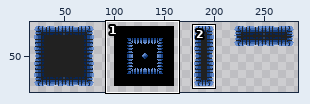
One commit to this sprite sheet: Gmtk-2021-bloquinho/Assets/Sprites/Tilesets/Terrain (20x20).png. The first picture is a wide view before the edit; the outline marks the close-up.
Close-up. The starting point:
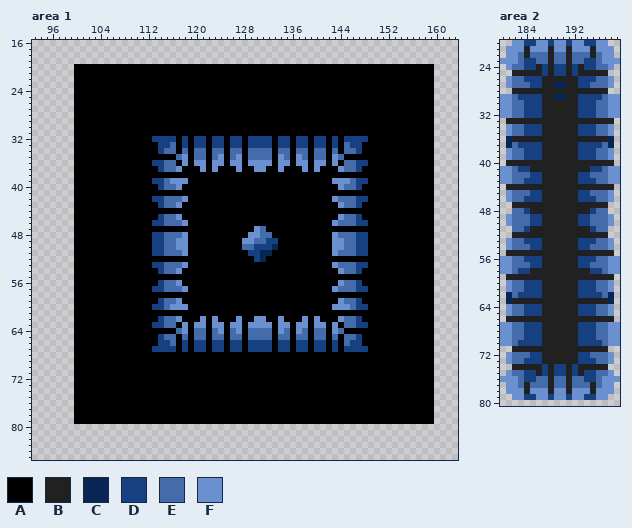
The file is 300x100 pixels. Shown: area 1: x 93..163, y 16..85; area 2: x 180..199, y 20..80. The wide view leaves out empty margins. The commit also changed other parts of the picture, which this record leaves out.
Palette (. is transparent): A #000000  B #212121  C #082554  D #174082  E #446cab  F #6b90cf
And afterwards:
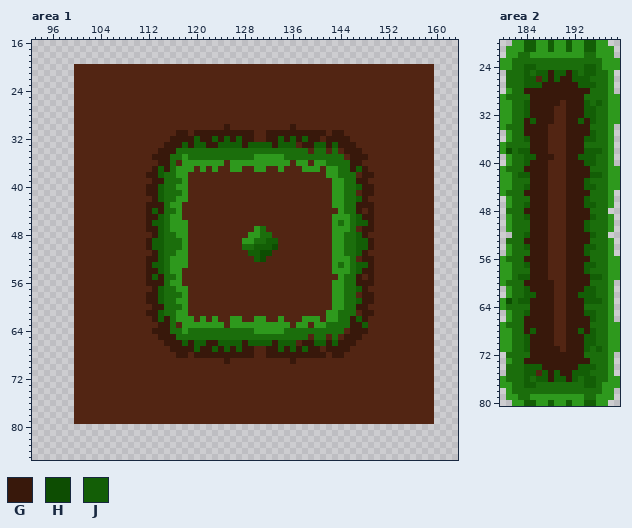
Colours new in this view: G #38180b  H #0d4d02  J #135e06
Diff:
colour A: #000000 -> #522513
colour E: #446cab -> #1b6e0c
colour F: #6b90cf -> #2e991d
Changed rows in their new state; - is a pixel that keeps its letter.
Area 1:
first column x 112:
30 -------------G----------G-------------
31 -----GG-GGGGGGGGGG--GGGGGGGGGG-GG-----
32 -AAAGGGGJGGJGJGJGGAAGGJGJGJGGAGGGGAAA-
33 --AGGGJGJJGGJJJJGJJJJGJJJAGGJJGJGGGA--
34 --GGGE-E--E--E--E----E--E--------GGG--
35 -GGGE--E--E-EE-EE-FFFF--EE-E--EE--GGG-
36 -AGG---F--F-----F----F--------EEE-GGA-
37 -GJG--FF------F------------F--FFE-GJG-
38 GGJEEFF-----------------------FFEEE-GG
39 -GG-EE---------------------------E-GG-
40 GGJ---F------------------------F---JGG
41 GGJEEEF------------------------FFEE-GG
42 -GJ--F--------------------------F--JG-
43 GGG-F--------------------------F---GGG
44 GJGEEF--------------------------FEEG-G
45 GGJ-F--------------------------F-F-JGG
46 GJJ-FF---------------------------F-JJG
47 GGJEFFF------------------------FFFE-GG
48 -GJ--F--------------------------F--JG-
49 GJJ--E--------------JJ-------------JJG
50 GJJ--E------------JJJH-------------JJG
51 -GJ--F-----------JJHH-----------F--JG-
52 GGJEFFF-----------JH-----------FFFE-GG
53 GJJ-FF---------------------------F-JJG
54 GGJ-F--------------------------F-F-JGG
55 GJGEEF--------------------------FEEG-G
56 GGG-F--------------------------F---GGG
57 -GJ--F--------------------------F--JG-
58 GGJEEEF------------------------FFEE-GG
59 GGJ---F------------------------F---JGG
60 -GG-EE---------------------------E-GG-
61 GGJEEFF-----------------------FFEEE-GG
62 -GJG--FF------F------------F--FFE-GJG-
63 -AGG---F--F-----F----F--------EEE-GGJ-
64 -GGGE--E--E-EE-EE-FFFF--EE-E--EE--GGG-
65 --GGGE-E--E--E--E----E--E--------GGG--
66 --AGGGJGJJGGJJJJGJJJJGJJJAGGJJGJGGGA--
67 -AAAGGGGJGGJGJGJGGAAGGJGJGJGGAGGGGAAA-
68 -----GG-GGGGGGGGGG--GGGGGGGGGG-GG-----
69 -------------G----------G-------------
Area 2:
first column x 180:
20 ----JJ--J--J--JJ----
21 ----JJ--J--J--JJ----
22 ----EFFFFFFFFF-EF---
23 --E-EE--E--E--EE----
24 F---JJEEEEEEEEJJ-F-F
25 -EEEJEJJGJJGJEJJEEF-
26 -E--JJAJGJGGJJJE----
27 -E--JJJGGGGGGJJJ----
28 -FEEGGGGGGGGGGGEEEF-
29 -E-EEGGGGGGGGGEEE---
30 ----JGGGGGAGGGJEJ---
31 ----JGGGGAAGGGJJ----
32 ----JGGGGAAGGGJJ----
33 FFEEGJGGGAAGGJGJEEFF
34 FE--GGGGAAAGGGGE----
35 ----GGGGAAAGGGGJ----
36 -FEEJGGGAAAGGGJJEEF-
37 FE-EEGGGAAAGGGEEE-F-
38 FH-JJGGGAAAGGGJJJ---
39 ----JJGGGAAGGJJJ----
40 -FEEJGGGAAAGGGJJEEF-
41 -E-EGGGGAAAGGGGEE---
42 ---JJGGGAAAGGGGJJ---
43 ----EGGGAAAGGGJE----
44 FFEEJGGGAAAGGGJJEEFF
45 FE--GGGGAAAGGGG-----
46 ----EGGGAAAGGGJE----
47 -FEEJGGGAAAGGGJJEEF-
48 -E--GGGGAAAGGGGE----
49 ----JGGGAAAGGGGJ----
50 -----GGGAAAGGGJ-----
51 -F--EGGGAAAGGGJE--F-
52 --EEJGGGAAAGGGGJEE--
53 -E--GGGGAAAGGGGE----
54 ----JGGGAAAGGGJJ----
55 -FEEEGGGAAAGGGJEEEF-
56 -E--GGGGAAAGGGGE----
57 ----JGGGAAAGGGJJ----
58 ---EEGGGAAAGGGJEE---
59 FFEJJGGGAAAGGGGJJEFF
60 FE--GGGGGAAGGGGE----
61 ----JGGGGAAGGGJJ----
62 -F-EJJGGGAAGGJJJE-F-
63 FHEJJGGGGAAGGGJJJEF-
64 FE--EGGGGAAGGGEE----
65 ----JGGGGAAGGGJJ----
66 -FEEGGGGGAAGGGGJEEF-
67 -E--GGGGGAAGGGGE----
68 ----GJGGGAAGGJGJ----
69 ----JGGGGAAGGGJJ----
70 ---EJGGGGAAGGGJJE---
71 FFEEJGGGGGAGGGJEJEFF
72 -E---GGGGGGGGGE-----
73 ----GGGGGGGGGGGE----
74 -EEEJJJGGGGGGJJJEEF-
75 -E--JJAJGJGGJJJE----
76 -EE-JEJJGJJGJ-JJ-E--
77 F-E-JJ--E--E--JJ---F
78 --EEEEEEEEEEEEEEE---
79 -F-EEF--F--F--EE--F-
80 --FFJJFFJFFJFFJJFF--
